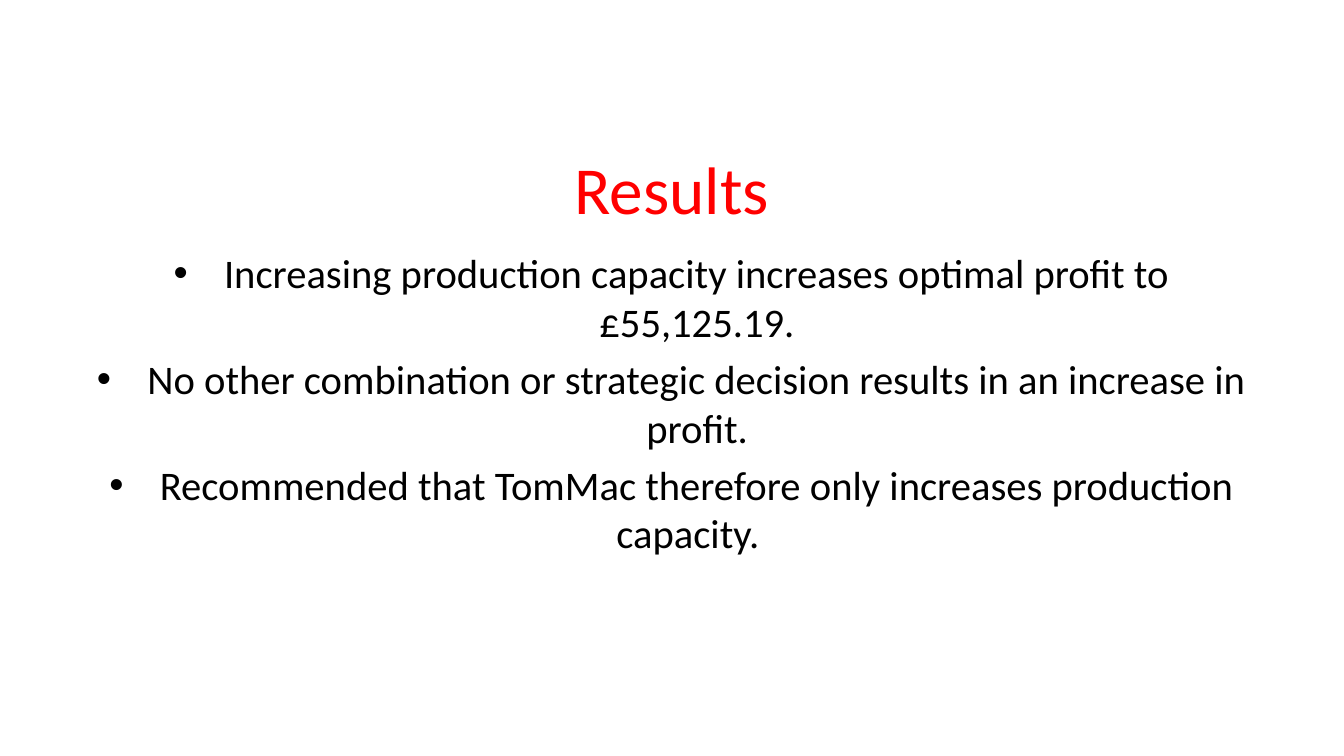
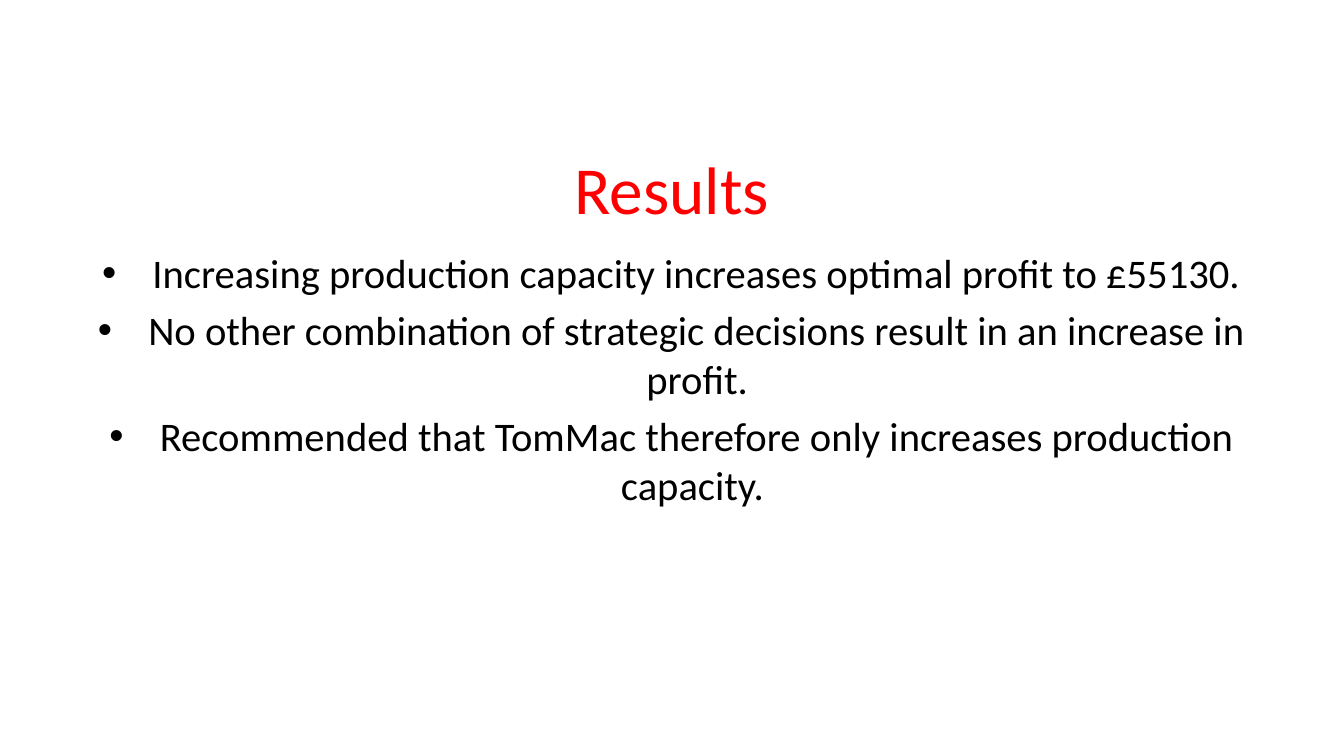
Before and after one commit to macwalker-mac/LPMS_Report, a slide deck: slide 8 of TomMac Consultation.pptx. Drawn at 1344x756 pixels with LibreOffice and Linux fonts; fonts in the diff are those of the drawing; background and template pictures are left out. Boxes give left, top, right and bottom in pixels: in the first picture for what was removed or moved away, otherwise in the second. Text is boxed around its words. In the diff, an @@ line names an element or a change of style, - is before the commit and + after.

```diff
--- a/TomMac Consultation.pptx
+++ b/TomMac Consultation.pptx
@@ text at bbox=[148, 259, 1244, 401]: text changed @@
-• Increasing production capacity increases optimal profit to £55,125.19.
-• No other combination or strategic decision results in an increase in profit.
+• Increasing production capacity increases optimal profit to £55130.
+• No other combination of strategic decisions result in an increase in profit.
```
Also in this commit, not shown: 2 other slides changed, 2 slides added.
